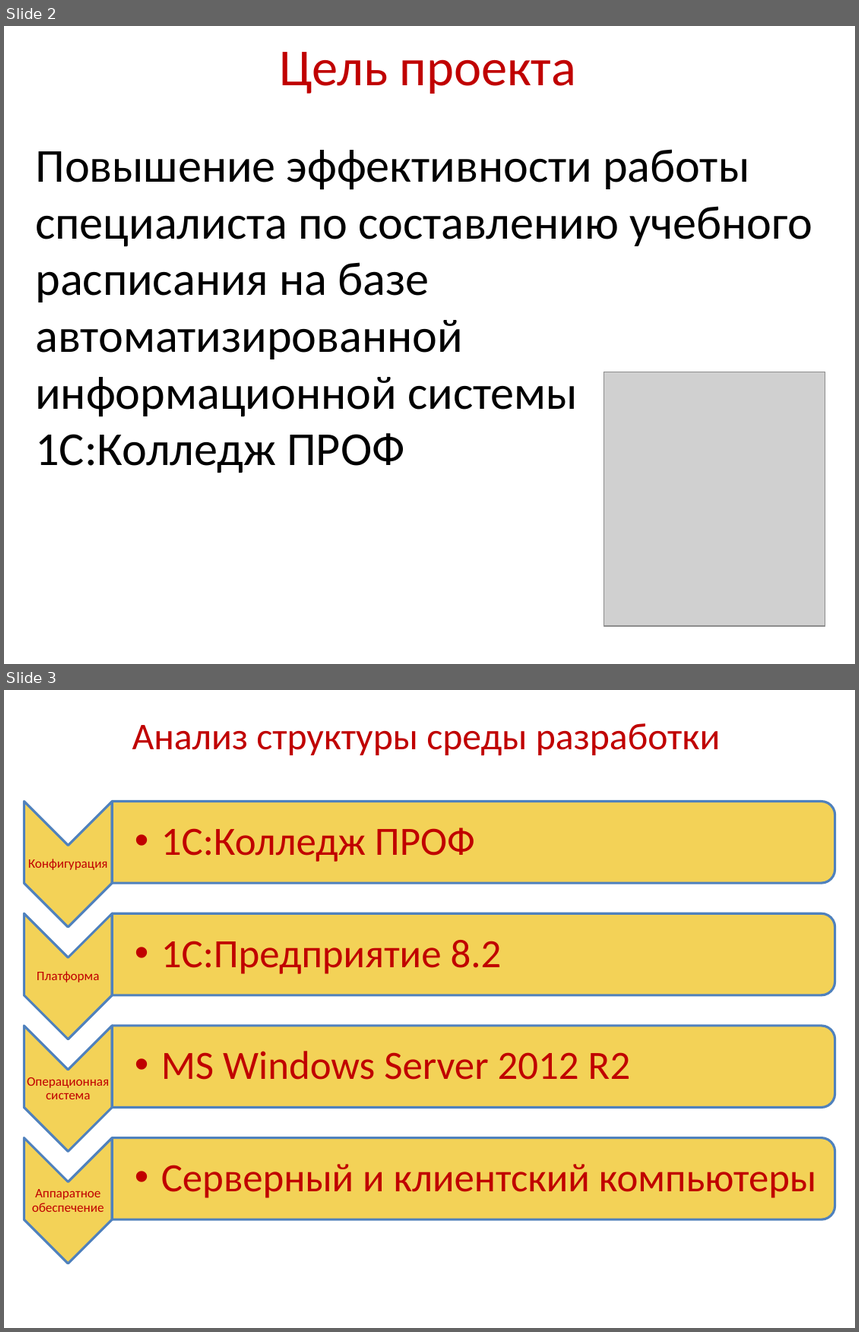
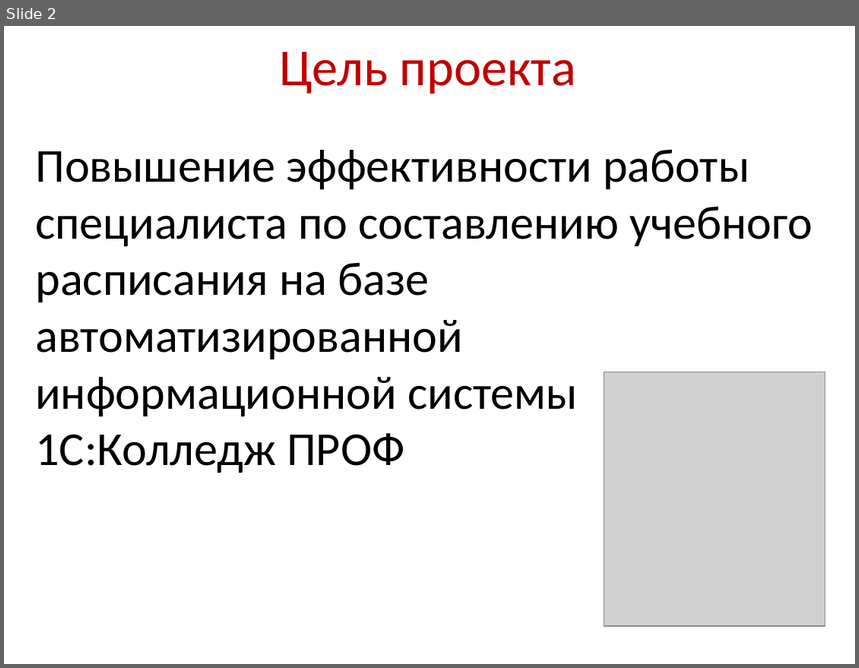
Before and after one commit to rasmushippy/dip, a slide deck: диплом/Презентация к диплому.pptx. Shown one above the other, each under a label of ours: slides 2 and 3 before the commit, slide 2 after it. The pictures are 859x1332 and 859x668 pixels, drawn with LibreOffice and Linux fonts; fonts in the diff are those of the drawing; grey boxes stand for pictures; background and template pictures are left out. Boxes give left, top, right and bottom in pixels: in the first picture for what was removed or moved away, otherwise in the second. Text is boxed around its words. In the diff, an @@ line names an element or a change of style, - is before the commit and + after.

```diff
--- a/диплом/Презентация к диплому.pptx
+++ b/диплом/Презентация к диплому.pptx
@@ slide 3 removed at <box>4,690,855,1328</box>, background picture (left out) @@
@@ text removed at <box>132,723,721,756</box> @@
-Анализ структуры среды разработки
@@ group removed at <box>24,801,835,1264</box>: 8 texts, 4 chevrons, 4 round same rects @@
-Конфигурация
-  •• 1С:Колледж ПРОФ
-Платформа
-  •• 1С:Предприятие 8.2
-Операционная система
-  •• MS Windows Server 2012 R2
-Аппаратное обеспечение
-  •• Серверный и клиентский компьютеры
```
Also in this commit, not shown: 2 slides changed, 5 slides added, 31 other slides removed, 4 other files.
